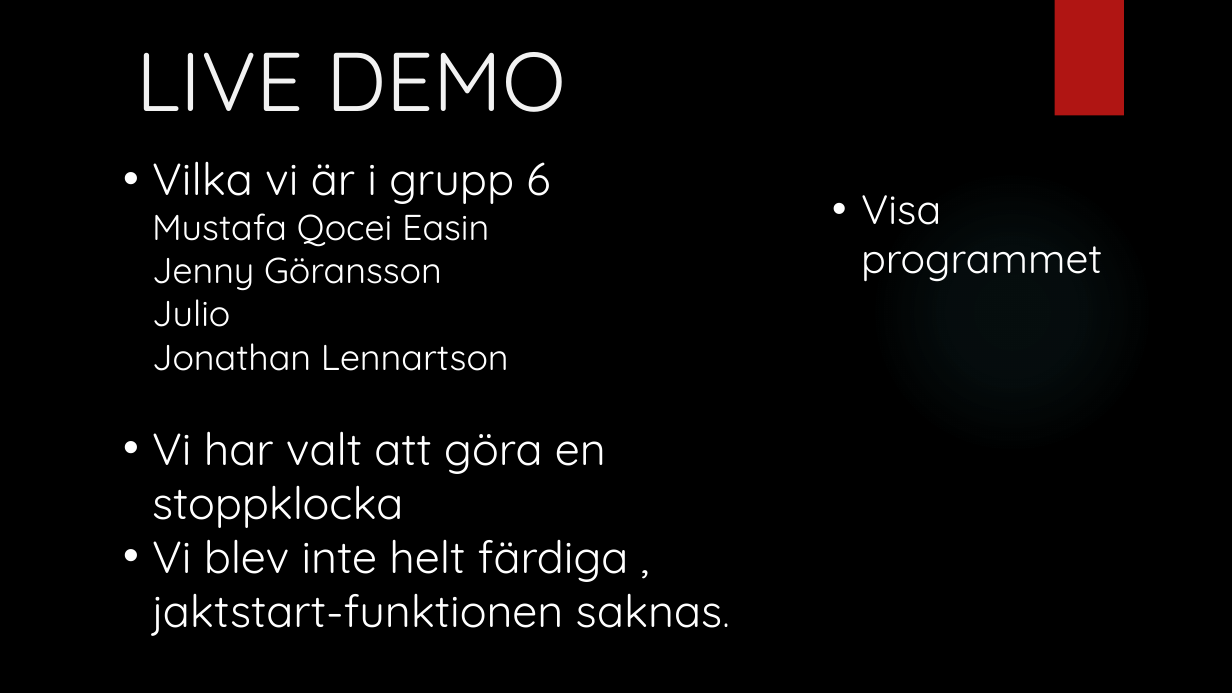
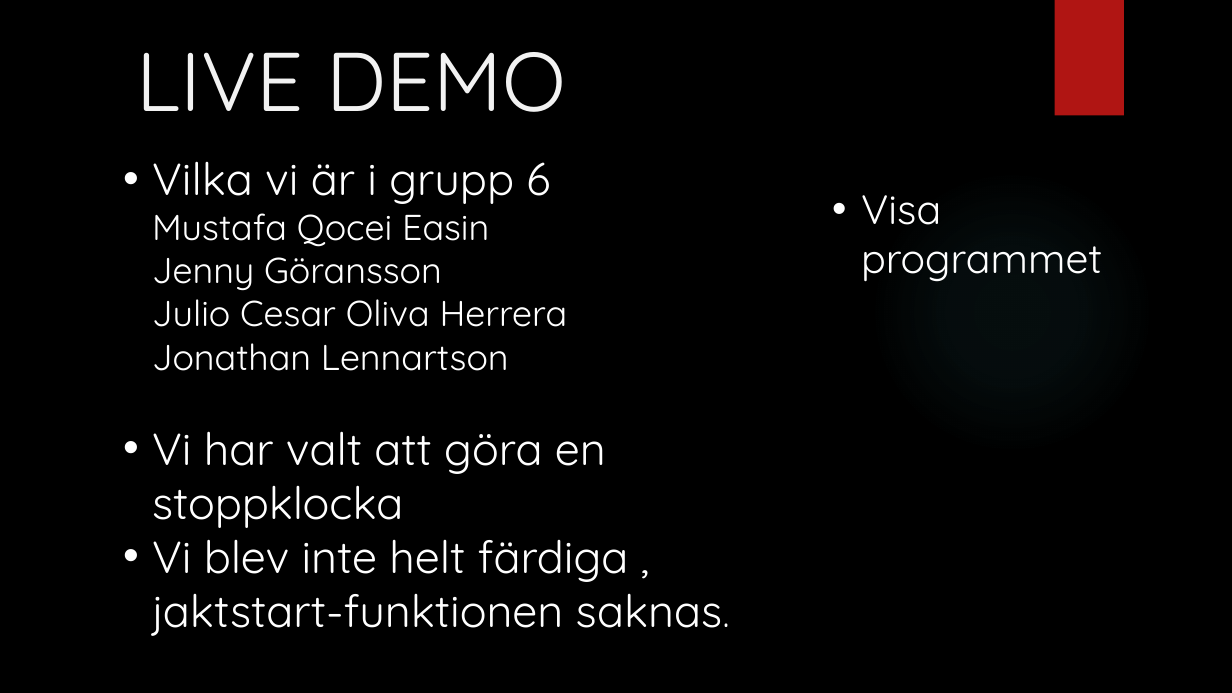
Before and after one commit to JonathanLennartson/grupp_6, a slide deck: slide 2 of Dokument projektarbete/Presentation projekt grupp 6.pptx. Drawn at 1232x693 pixels with LibreOffice and Linux fonts; fonts in the diff are those of the drawing; background and template pictures are left out. Boxes give left, top, right and bottom in pixels: in the first picture for what was removed or moved away, otherwise in the second. Text is boxed around its words. In the diff, an @@ line names an element or a change of style, - is before the commit and + after.

Commit message:
Complete Presentation projekt grupp 6.pptx has changed

```diff
--- a/Dokument projektarbete/Presentation projekt grupp 6.pptx
+++ b/Dokument projektarbete/Presentation projekt grupp 6.pptx
@@ text at (152,161,568,371): text changed @@
-• Vilka vi är i grupp 6
-  Mustafa Qocei Easin
-  Jenny Göransson
-  Julio
-  Jonathan Lennartson
+• Vilka vi är i grupp 6
+  Mustafa Qocei Easin
+  Jenny Göransson
+  Julio Cesar Oliva Herrera
+  Jonathan Lennartson
```
Also in this commit, not shown: 1 other file.
